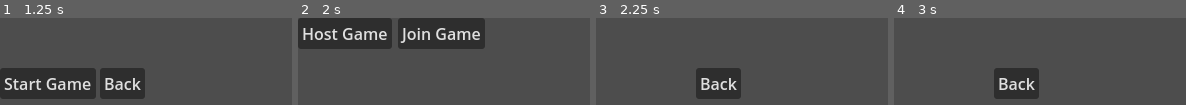
Above: before the commit, frames 1-4 (left to right).
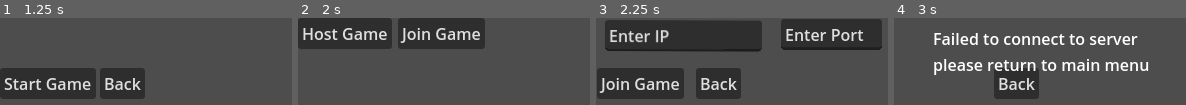
Above: after the commit, the same moments.

Repository: JueSung/Flags
Game: Godot game, scene res://main.tscn
The game is run twice, just before and just after one commit, with the same random seed, the same clock (stepped at 60 frames per second) and the same inputs. Before the commit the project has no main scene; this scene is started directly in both runs.
Inputs (mouse positions are in pixels of both pictures, inside the frame that each line leads up to):
- Up to frame 1 (1.25 s): click "Host Game" at 0.5 s
- Up to frame 2 (2 s): click "Back" at 1.25 s
- Up to frame 3 (2.25 s): click "Join Game" at 2 s
- Up to frame 4 (3 s): click (937, 83) at 2.75 s, where only the run after the commit has a clickable "Join Game"

Frames 1-2 are identical in both runs. In frame 3, 40% of the frame differs, in the area x 0-98%, y 1-94%; in frame 4, 8.6%.

Commit message:
before new approach with platform connection and merge

Diff:
--- a/HUD.gd
+++ b/HUD.gd
@@ -7,6 +7,10 @@
 	$Join_Game.visible = true
 	$Start_Game.visible = false
 	$Back_to_title.visible = false
+	$IP.visible = false
+	$Port.visible = false
+	$WaitingToStart.visible = false
+	$Join_Game2.visible =false
 
 #host_game button connected to main host_game(), which calls HUD host_game()
 func host_game():
@@ -20,9 +24,27 @@
 	$Host_Game.visible = false
 	$Join_Game.visible = false
 	$Back_to_title.visible = true
+	$IP.visible = true
+	$Port.visible = true
+	$Join_Game2.visible = true
+
+func join_game2():
+	$IP.visible = false
+	$Port.visible = false
+	$WaitingToStart.visible = true
+	$Join_Game2.visible = false
+
 
 func back_to_title():
 	$Host_Game.visible = true
 	$Join_Game.visible = true
 	$Start_Game.visible = false
 	$Back_to_title.visible = false
+	$Host_Game.visible = true
+	$Join_Game.visible = true
+	$Start_Game.visible = false
+	$Back_to_title.visible = false
+	$IP.visible = false
+	$Port.visible = false
+	$WaitingToStart.visible = false
+	$Join_Game2.visible =false
--- a/Platform_Gun.gd
+++ b/Platform_Gun.gd
@@ -34,7 +34,7 @@
 		laser.get_node("CollisionPolygon2D").polygon = PackedVector2Array([Vector2(-10,-10-left_length),Vector2(10,-10-left_length),\
 		Vector2(10,10+left_length),Vector2(-10,10+left_length)])
 		laser.global_position = global_position + 20 * Vector2(cos(rotation),sin(rotation)).normalized()
-		laser.velocity = 600 * Vector2(cos(rotation),sin(rotation)).normalized()
+		laser.velocity = Vector2(0,0)#600 * Vector2(cos(rotation),sin(rotation)).normalized()
 		if get_parent().mouse_position.x - global_position.x != 0:
 			laser.rotation = rotation
 
@@ -52,8 +52,8 @@
 		right_charging = false
 		#discharge
 		var platform = preload("res://platform.tscn").instantiate()
-		platform.get_node("CollisionPolygon2D").polygon = PackedVector2Array([Vector2(-15,-8),Vector2(15,-8),Vector2(15,8),Vector2(-15,8)])
-		platform.get_node("Area2D").get_node("CollisionPolygon2D").polygon = PackedVector2Array([Vector2(-15,-8),Vector2(15,-8),Vector2(15,8),Vector2(-15,8)])
+		#platform.get_node("CollisionPolygon2D").polygon = PackedVector2Array([Vector2(-15,-8),Vector2(15,-8),Vector2(15,8),Vector2(-15,8)])
+		#platform.get_node("Area2D").get_node("CollisionPolygon2D").polygon = PackedVector2Array([Vector2(-15,-8),Vector2(15,-8),Vector2(15,8),Vector2(-15,8)])
 		platform.global_position = global_position + 20 * Vector2(cos(rotation),sin(rotation)).normalized()
 		platform.linear_velocity = right_speed * Vector2(cos(rotation),sin(rotation)).normalized()
 		if get_parent().mouse_position.x - global_position.x != 0:
--- a/laser.gd
+++ b/laser.gd
@@ -10,11 +10,6 @@
 # Called every frame. 'delta' is the elapsed time since the previous frame.
 func _process(delta):
 	position += velocity * delta
-	print("pos", position)
-	print("rot", rotation)
-	print("colpos", get_node("CollisionPolygon2D").polygon)
-	for i in range(len(get_node("CollisionPolygon2D").polygon)):
-		print(to_global(get_node("CollisionPolygon2D").polygon[i]))
 
 
 
@@ -31,30 +26,34 @@
 			p1.append(to_global(get_node("CollisionPolygon2D").polygon[i]))
 		var p2 = []
 		for i in range(len(area_collision_node.polygon)):
-			p2.append(to_global(area_collision_node.polygon[i]))
+			p2.append(area.get_parent().to_global(area_collision_node.polygon[i]))
+		#print("##", p2[0])
 
 		print("p1", p1)
 		print("p2", p2)
 		print("clip p1,p2 ",Geometry2D.clip_polygons(p1,p2))
 		print("clip p2,p1 ",Geometry2D.clip_polygons(p2,p1))
+		get_tree().paused = true
 
 		rotation = 0
 		area.get_parent().rotation = 0
 
-		get_node("CollisionPolygon2D").polygon = Geometry2D.clip_polygons(p1,p2)[0]
-		print("HEEHOO", get_node("CollisionPolygon2D").polygon, ", ", global_position)
-		global_position = Vector2(0,0)
-		area_collision_node.polygon = Geometry2D.clip_polygons(p2,p1)[0]
+		var p3 = Geometry2D.clip_polygons(p1,p2)[0]
+		#global_position = Vector2(0,0)
+		var p4 = Geometry2D.clip_polygons(p2,p1)[0]
 		for i in range(len(get_node("CollisionPolygon2D").polygon)):
-			get_node("CollisionPolygon2D").polygon[i] - global_position
-		print("HEE", global_position)
+			get_node("CollisionPolygon2D").polygon[i] = to_local(p3[i])
+		#if laser is has less than 3 verticies, delete bc no longer a 2d shape.
+		if len(get_node("CollisionPolygon2D").polygon) < 3:
+			queue_free()
+		#---------
+
 		for i in range(len(area_collision_node.polygon)):
-			area_collision_node.polygon[i] - area.get_parent().global_position
-		if  (area.get_parent().extra_area_polygons2.find(area) == -1):
-			area.get_parent().get_node("CollisionPolygon2D").polygon = area_collision_node.polygon
-		else:
+			area_collision_node.polygon[i] = area.get_parent().to_local(p4[i])
 			area.get_parent().extra_polygons[area.get_parent().extra_area_polygons2.find(area)].polygon = area_collision_node.polygon
-		velocity = Vector2(0,0)
-		print(get_node("CollisionPolygon2D").polygon)
-		print(rotation)
-		print(position)
+		#if platform has less than 3 verticies, delete bc no longer a 2d shape
+		if len(area_collision_node.polygon) < 3:
+			print("EYO")
+
+		#velocity = Vector2(0,0)
+		#print("##",area_collision_node.polygon[0])
--- a/lobby.gd
+++ b/lobby.gd
@@ -8,7 +8,7 @@
 signal set_ID(peer_id)
 
 var server_ip = "localhost"
-var server_port = 8080
+var server_port = 7777
 var MAX_CONNECTIONS = 8
 
 #dictionary containing player info and player id as keys
@@ -22,7 +22,55 @@
 
 var players_loaded = 0
 
+var upnp
+var upnp_device = null
 
+func setup_upnp():
+	print("Searching for UPnP devices...")
+	upnp = UPNP.new()
+	var discover_result = upnp.discover()
+
+	if discover_result == UPNP.UPNP_RESULT_SUCCESS:
+		print(discover_result)
+		if upnp.get_gateway() and upnp.get_gateway().is_valid_gateway():
+			var map_result_udp = upnp.add_port_mapping(server_port, server_port, "godot_udp", "UDP", 86400)
+			var map_result_tcp = upnp.add_port_mapping(server_port, server_port, "godot_tcp", "TCP",86400)
+			if map_result_udp == UPNP.UPNP_RESULT_SUCCESS:
+				print("UDP forwarded successful")
+			else:
+				upnp.add_port_mapping(server_port, server_port,"","UDP")
+				print("UDP didn't work first time")
+			if not map_result_tcp == UPNP.UPNP_RESULT_SUCCESS:
+				upnp.add_port_mapping(server_port, server_port, "", "TCP")
+				print("TCP didn't work first time")
+
+
+	"""var err = upnp.discover()
+	if err != OK:
+		print("upnp.discover failed...")
+	if upnp.get_device_count() > 0:
+		upnp_device = upnp.get_device(0)  # Use the first discovered device
+		print("UPnP device found:", upnp_device)
+		var result = upnp_device.add_port_mapping(server_port, server_port, "UDP", "Godot Game")
+		if result:
+			print("Port", server_port, "forwarded successfully!")
+		else:
+			print("Failed to forward port.")
+	else:
+		print("No UPnP devices found.")"""
+
+func fetch_public_ip():
+	var http_request = HTTPRequest.new()
+	add_child(http_request)
+	http_request.connect("request_completed", _on_request_completed)
+	http_request.request("https://api64.ipify.org")
+
+func _on_request_completed(result, response_code, headers, body):
+	if response_code == 200:
+		server_ip = body.get_string_from_utf8()
+		print("Public IP:", server_ip)
+	else:
+		print("Failed to fetch public IP.")
 
 
 func _ready():
@@ -33,6 +81,10 @@
 	multiplayer.server_disconnected.connect(_on_server_disconnected)
 
 func create_game():
+	#these two are used for port forwarding when host is a player. Does not work
+	#setup_upnp()
+	#fetch_public_ip()
+	#---------
 	var peer = ENetMultiplayerPeer.new()
 	var result = peer.create_server(server_port, MAX_CONNECTIONS)
 	if result != OK:
@@ -46,10 +98,16 @@
 	player_connected.emit(1, player_info)
 
 func join_game():
+	#get server ip and port from lineedits
+	server_ip = get_parent().get_node("HUD").get_node("IP").text
+	server_port = int(get_parent().get_node("HUD").get_node("Port").text)
+	#----------
+
 	var peer = ENetMultiplayerPeer.new()
 	var result = peer.create_client(server_ip, server_port)
 	if result != OK:
 		print("Failed to connect to server")
+		get_parent().get_node("HUD").get_node("WaitingToStart").text = "Failed to connect to server\nplease return to main menu"
 		return
 	multiplayer.multiplayer_peer = peer
 	print("Connected to server at", server_ip, ":", server_port)
--- a/main.gd
+++ b/main.gd
@@ -18,9 +18,14 @@
 	$Lobby.create_game()
 	$HUD.host_game()
 
+#used first to get ip page
 func join_game():
+	$HUD.join_game()
+
+#second join game press to join game for real cuz have ip now
+func join_game2():
 	$Lobby.join_game()
-	$HUD.join_game()
+	$HUD.join_game2()
 
 #undos host_game and join_game if you were to go back to title screen
 func un_host_join_game():
--- a/main.tscn
+++ b/main.tscn
@@ -43,6 +43,35 @@
 offset_bottom = 58.0
 text = "Back"
 
+[node name="IP" type="LineEdit" parent="HUD"]
+offset_left = 9.0
+offset_top = 2.0
+offset_right = 166.0
+offset_bottom = 33.0
+rotation = 0.00418417
+text = "Enter IP"
+
+[node name="Port" type="LineEdit" parent="HUD"]
+offset_left = 185.0
+offset_top = 1.0
+offset_right = 286.0
+offset_bottom = 32.0
+text = "Enter Port"
+
+[node name="WaitingToStart" type="Label" parent="HUD"]
+offset_left = 39.0
+offset_top = 9.0
+offset_right = 172.0
+offset_bottom = 32.0
+text = "Waiting to start..."
+
+[node name="Join_Game2" type="Button" parent="HUD"]
+offset_left = 1.0
+offset_top = 50.0
+offset_right = 88.0
+offset_bottom = 81.0
+text = "Join Game"
+
 [connection signal="player_connected" from="Lobby" to="." method="add_player"]
 [connection signal="player_disconnected" from="Lobby" to="." method="player_disconnected"]
 [connection signal="server_disconnected" from="Lobby" to="." method="server_disconnected"]
@@ -52,3 +81,4 @@
 [connection signal="pressed" from="HUD/Join_Game" to="." method="join_game"]
 [connection signal="pressed" from="HUD/Start_Game" to="." method="start_game"]
 [connection signal="pressed" from="HUD/Back_to_title" to="." method="un_host_join_game"]
+[connection signal="pressed" from="HUD/Join_Game2" to="." method="join_game2"]
--- a/platform.gd
+++ b/platform.gd
@@ -8,7 +8,22 @@
 # Called when the node enters the scene tree for the first time.
 func _ready():
 	if get_parent().my_ID == 1:
-		$Area2D.connect("area_entered", on_area_entered)
+		var instance = Area2D.new()
+
+		extra_area_polygons2.append(instance)
+		add_child(instance)
+
+
+		var instance2 = CollisionPolygon2D.new()
+		instance2.polygon = PackedVector2Array([Vector2(-15,-8),Vector2(15,-8),Vector2(15,8),Vector2(-15,8)])
+		extra_polygons2.append(instance2)
+		instance.add_child(instance2)
+		instance.connect("area_entered", on_area_entered)
+
+		instance2 = CollisionPolygon2D.new()
+		instance2.polygon = PackedVector2Array([Vector2(-15,-8),Vector2(15,-8),Vector2(15,8),Vector2(-15,8)])
+		extra_polygons.append(instance2)
+		add_child(instance2)
 
 # Called every frame. 'delta' is the elapsed time since the previous frame.
 func _process(delta):
@@ -19,10 +34,11 @@
 func on_area_entered(body):
 	if body.get_parent() is Platform and body.get_parent() != self:
 		print("body entered ::", self,"::", body.get_parent())
+		print(body.get_parent().extra_area_polygons2)
 		if str(self) > str(body.get_parent()):
 			#convert collisionpolygon verticies to global verticies
-
-			var p1 = []
+			print("ran")
+			"""var p1 = []
 			for i in range(len(get_node("CollisionPolygon2D").polygon)):
 				var rot = atan2(get_node("CollisionPolygon2D").polygon[i].y, get_node("CollisionPolygon2D").polygon[i].x)
 				var mag = sqrt(get_node("CollisionPolygon2D").polygon[i].x ** 2 + get_node("CollisionPolygon2D").polygon[i].y ** 2)
@@ -31,7 +47,7 @@
 			for i in range(len(body.get_node("CollisionPolygon2D").polygon)):
 				var rot = atan2(body.get_node("CollisionPolygon2D").polygon[i].y, body.get_node("CollisionPolygon2D").polygon[i].x)
 				var mag = sqrt(body.get_node("CollisionPolygon2D").polygon[i].x ** 2 + body.get_node("CollisionPolygon2D").polygon[i].y ** 2)
-				p2.append(mag * Vector2(cos(rot + body.get_parent().rotation),sin(rot+body.get_parent().rotation)) + body.get_parent().global_position)
+				p2.append(mag * Vector2(cos(rot + body.get_parent().rotation),sin(rot+body.get_parent().rotation)) + body.get_parent().global_position)"""
 
 			var p1_extras = []
 			for i in range(len(extra_polygons)):
@@ -53,14 +69,14 @@
 			#get average point of x y values of all verticies for new center
 			var average_position = Vector2(0,0)
 			var count = 0
-			for i in range(len(p1)):
+			"""for i in range(len(p1)):
 				average_position.x += p1[i].x
 				average_position.y += p1[i].y
 				count += 1
 			for i in range(len(p2)):
 				average_position.x += p1[i].x
 				average_position.y += p2[i].y
-				count += 1
+				count += 1"""
 			for i in range(len(p1_extras)):
 				for j in range(len(p1_extras[i])):
 					average_position.x += p1_extras[i][j].x
@@ -76,10 +92,10 @@
 			global_position = average_position
 
 			#convert to local coords with new rotation 0
-			for i in range(len(p1)):
+			"""for i in range(len(p1)):
 				p1[i] -= global_position
 			for i in range(len(p2)):
-				p2[i] -= global_position
+				p2[i] -= global_position"""
 			for i in range(len(p1_extras)):
 				for j in range(len(p1_extras[i])):
 					p1_extras[i][j] -= global_position
@@ -91,36 +107,36 @@
 
 
 			rotation = 0
-			get_node("CollisionPolygon2D").polygon = p1
-			get_node("Area2D/CollisionPolygon2D").polygon = p1
+			#get_node("CollisionPolygon2D").polygon = p1
+			#get_node("Area2D/CollisionPolygon2D").polygon = p1
 
 			for i in range(len(extra_polygons)):
 				extra_polygons[i].polygon = p1_extras[i]
 				extra_polygons2[i].polygon = p1_extras[i]
 
-			var instance = CollisionPolygon2D.new()
-			instance.polygon = p2
-			add_child(instance)
-			extra_polygons.append(instance)
-
-			instance = CollisionPolygon2D.new()
-			instance.polygon = p2
-			var area_instance = Area2D.new()
-			area_instance.add_child(instance)
-			add_child(area_instance)
-			extra_polygons2.append(instance)
-			extra_area_polygons2.append(area_instance)
-			print('ran')
+			#var instance = CollisionPolygon2D.new()
+			#instance.polygon = p2
+			#add_child(instance)
+			#extra_polygons.append(instance)
+
+			#instance = CollisionPolygon2D.new()
+			#instance.polygon = p2
+			#var area_instance = Area2D.new()
+			#area_instance.add_child(instance)
+			#add_child(area_instance)
+			#extra_polygons2.append(instance)
+			#extra_area_polygons2.append(area_instance)
 
 			for i in range(len(p2_extras)):
-				instance = CollisionPolygon2D.new()
+				var instance = CollisionPolygon2D.new()
 				instance.polygon = p2_extras[i]
 				add_child(instance)
 				extra_polygons.append(instance)
 
 				instance = CollisionPolygon2D.new()
 				instance.polygon = p2_extras[i]
-				area_instance = Area2D.new()
+				var area_instance = Area2D.new()
+				area_instance.connect("area_entered", on_area_entered)
 				area_instance.add_child(instance)
 				add_child(area_instance)
 				extra_polygons2.append(instance)
--- a/platform.tscn
+++ b/platform.tscn
@@ -9,9 +9,4 @@
 script = ExtResource("1_ly6i1")
 
 [node name="CollisionPolygon2D" type="CollisionPolygon2D" parent="."]
-polygon = PackedVector2Array(-10, -10, 10, -10, 10, 10, -10, 10)
-
-[node name="Area2D" type="Area2D" parent="."]
-
-[node name="CollisionPolygon2D" type="CollisionPolygon2D" parent="Area2D"]
-polygon = PackedVector2Array(-10, -10, 10, -10, 10, 10, -10, 10)
+polygon = PackedVector2Array(-10, -10, 10, -10, 10, 10, -10, 10, -10, -10, -5, -5, -5, 5, 5, 5, 5, -5, -5, -5)
--- a/project.godot
+++ b/project.godot
@@ -11,6 +11,7 @@
 [application]
 
 config/name="Flags"
+run/main_scene="res://main.tscn"
 config/features=PackedStringArray("4.2", "Forward Plus")
 config/icon="res://icon.svg"
 
@@ -19,6 +20,7 @@
 window/size/viewport_width=640
 window/size/viewport_height=360
 window/size/mode=2
+window/stretch/mode="viewport"
 
 [input]
 
Not shown, added: export_presets.cfg
